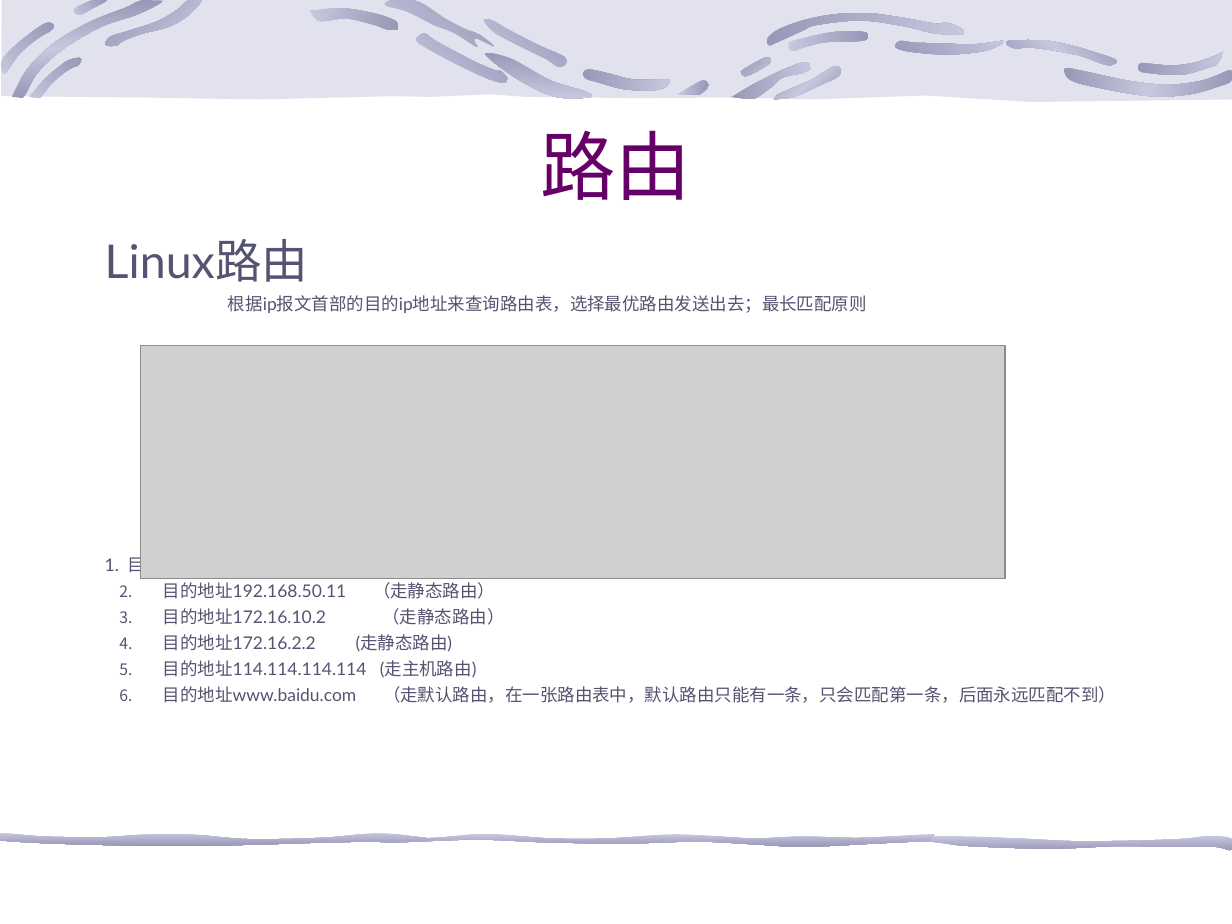
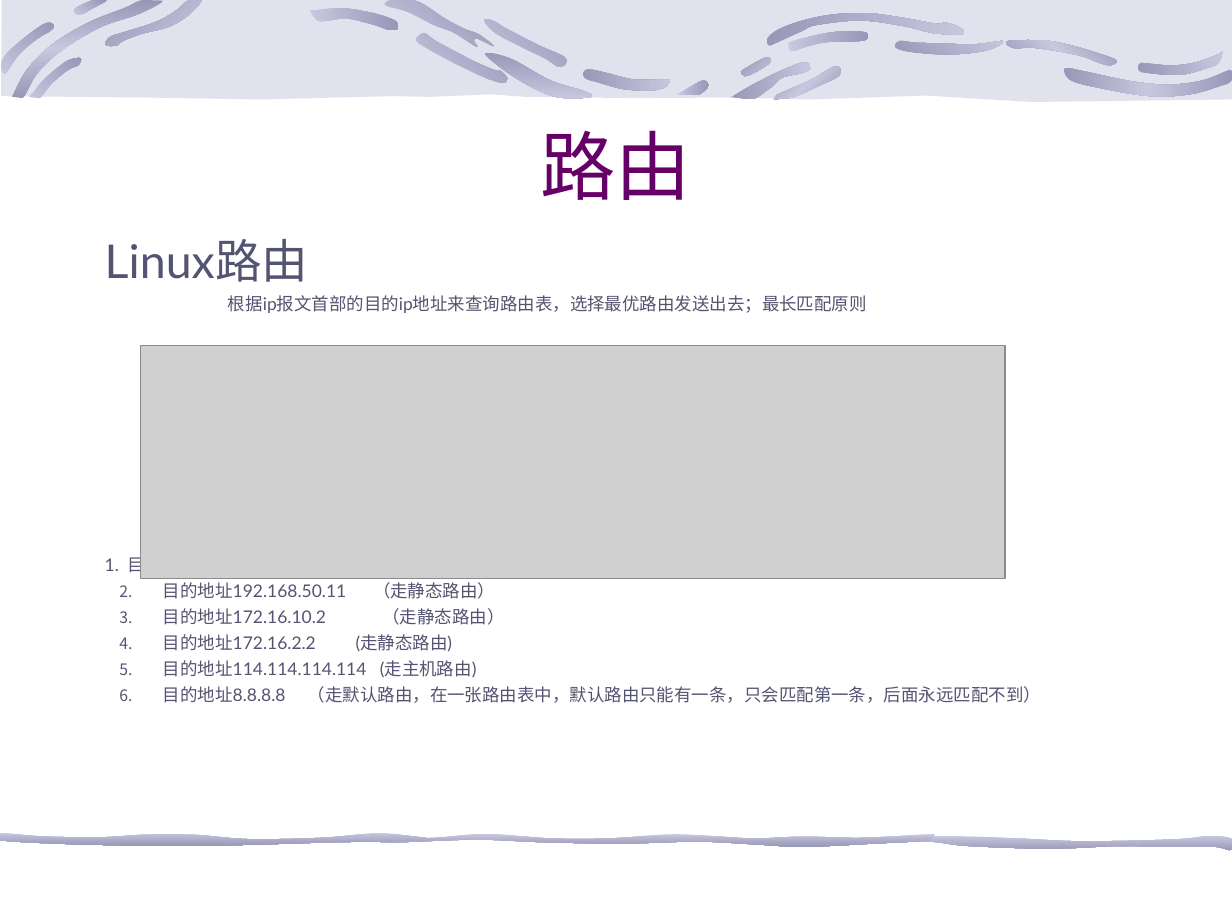
Before and after one commit to 13242084001/shell, a slide deck: slide 33 of 网络知识.ppt (slide 28 before the commit). Drawn at 1232x924 pixels with LibreOffice and Linux fonts; fonts in the diff are those of the drawing; grey boxes stand for pictures; background and template pictures are left out. Boxes give left, top, right and bottom in pixels: in the first picture for what was removed or moved away, otherwise in the second. Text is boxed around its words. In the diff, an @@ line names an element or a change of style, - is before the commit and + after.

```diff
--- a/网络知识.ppt
+++ b/网络知识.ppt
@@ text at [163, 686, 1041, 703]: text changed @@
-6. 目的地址www.baidu.com （走默认路由，在一张路由表中，默认路由只能有一条，只会匹配第一条，后面永远匹配不到）
+6. 目的地址8.8.8.8 （走默认路由，在一张路由表中，默认路由只能有一条，只会匹配第一条，后面永远匹配不到）
```
Also in this commit, not shown: 6 other slides changed, 12 slides added, 44 slides removed.
